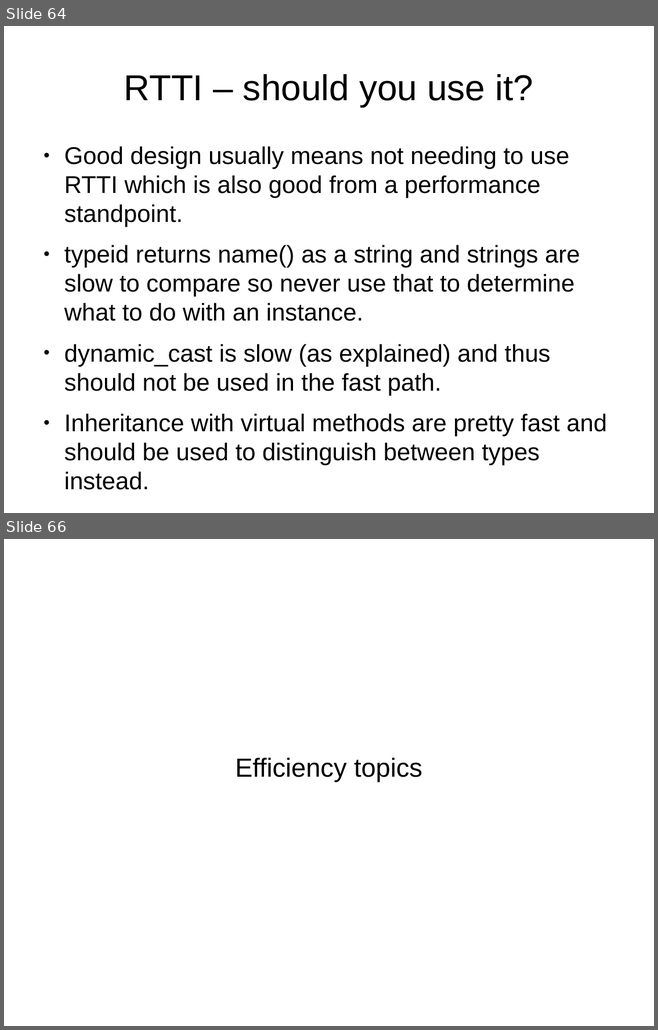
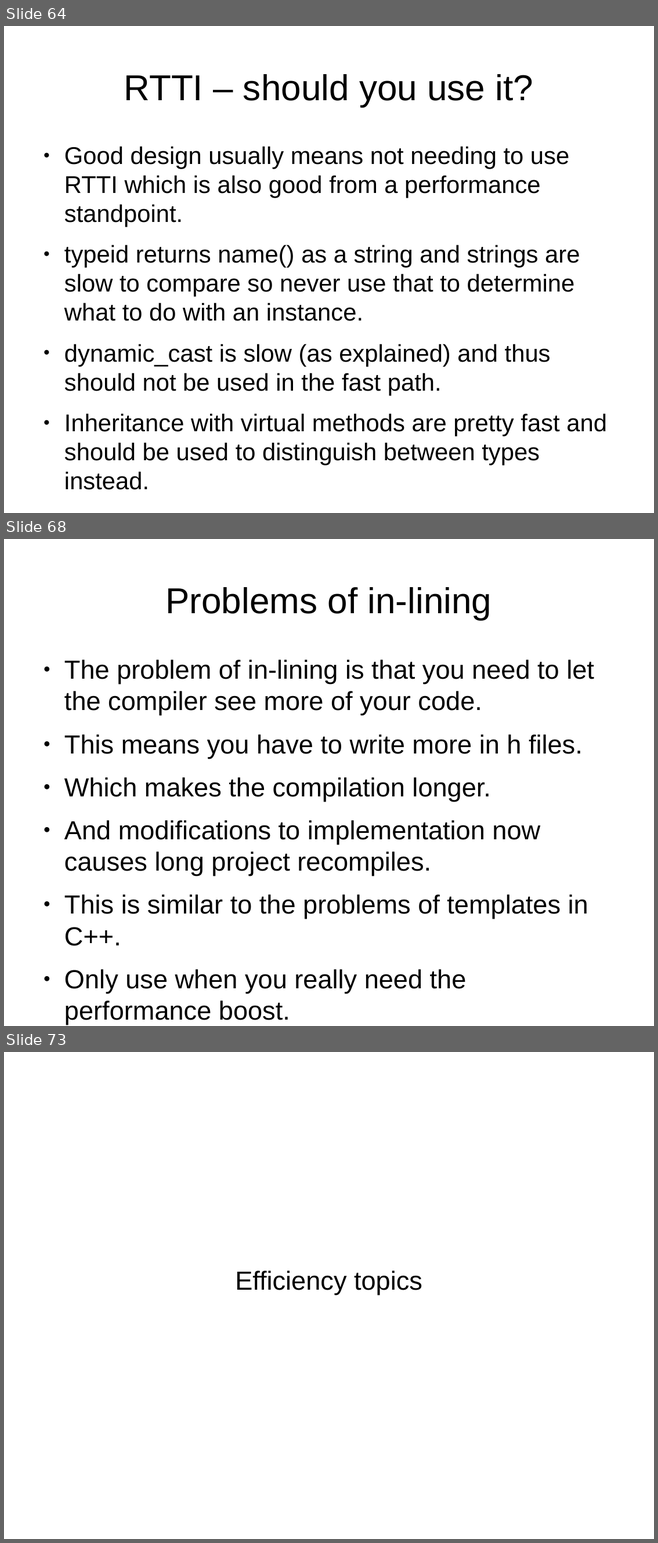
Before and after one commit to veltzer/demos-linux, a slide deck: multi_core/effective_cplusplus.odp. Shown one above the other, each under a label of ours: slides 64 and 66 before the commit, slides 64, 68 and 73 after it; the slides between them are not shown. The pictures are 658x1030 and 658x1543 pixels, drawn with LibreOffice and Linux fonts; fonts in the diff are those of the drawing. Boxes give left, top, right and bottom in pixels: in the first picture for what was removed or moved away, otherwise in the second. Text is boxed around its words. In the diff, an @@ line names an element or a change of style, - is before the commit and + after.

```diff
--- a/multi_core/effective_cplusplus.odp
+++ b/multi_core/effective_cplusplus.odp
@@ slide 68 added at bbox=[4, 539, 654, 1026], background #FFFFFF @@
@@ title added at bbox=[165, 587, 492, 620], 44 pt, text #000000 @@
+Problems of in-lining
@@ text added at bbox=[64, 660, 594, 1025], 32 pt, text #000000 @@
+● The problem of in-lining is that you need to let the compiler see more of your code.
+● This means you have to write more in h files.
+● Which makes the compilation longer.
+● And modifications to implementation now causes long project recompiles.
+● This is similar to the problems of templates in C++.
+● Only use when you really need the performance boost.
@@ what was slide 66 is now slide 73 @@
```
Also in this commit, not shown: 2 slides changed, 6 other slides added, 3 other files.
